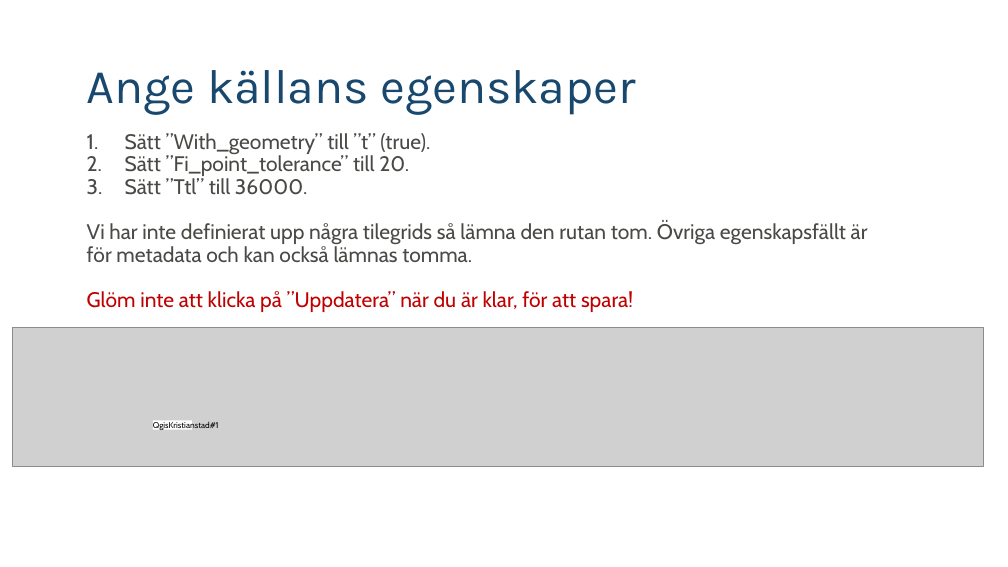
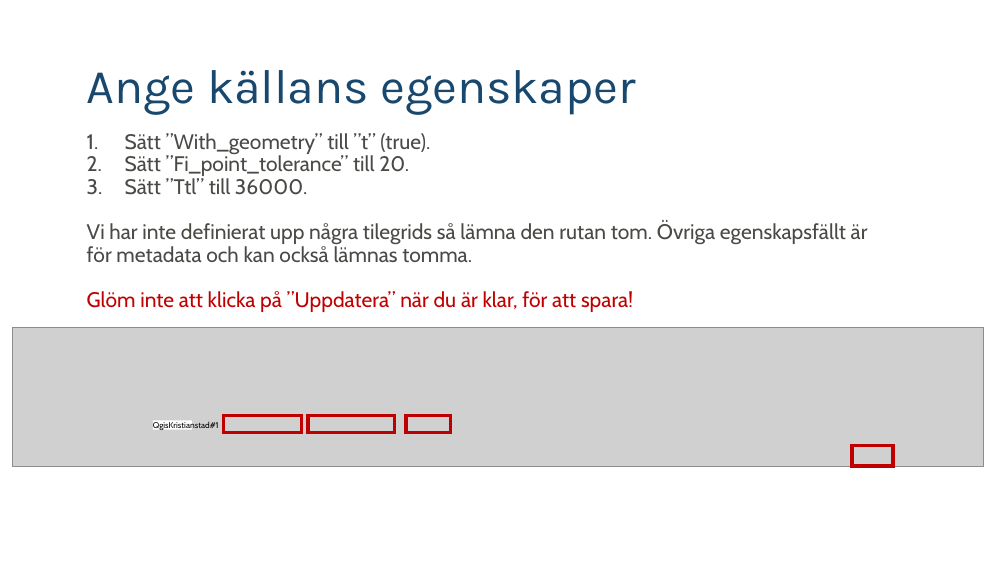
Before and after one commit to Kristianstad/origo, a slide deck: slide 11 of Origo_admin_tutorial_swedish.pptx. Drawn at 1008x567 pixels with LibreOffice and Linux fonts; fonts in the diff are those of the drawing; grey boxes stand for pictures; background and template pictures are left out. Boxes give left, top, right and bottom in pixels: in the first picture for what was removed or moved away, otherwise in the second. Text is boxed around its words. In the diff, an @@ line names an element or a change of style, - is before the commit and + after.

```diff
--- a/Origo_admin_tutorial_swedish.pptx
+++ b/Origo_admin_tutorial_swedish.pptx
@@ group added at box(224, 415, 893, 466): 4 rectangles @@
```
